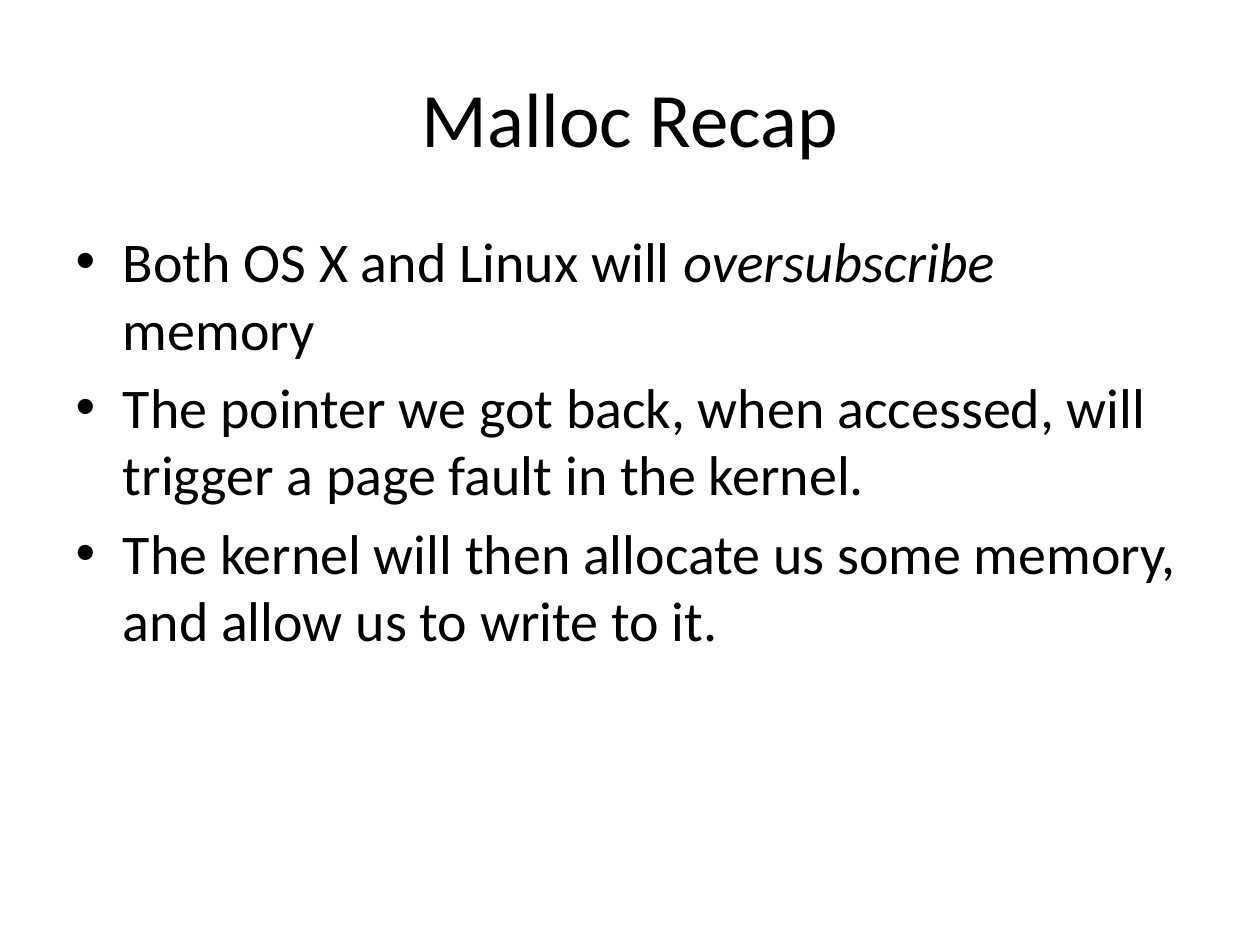
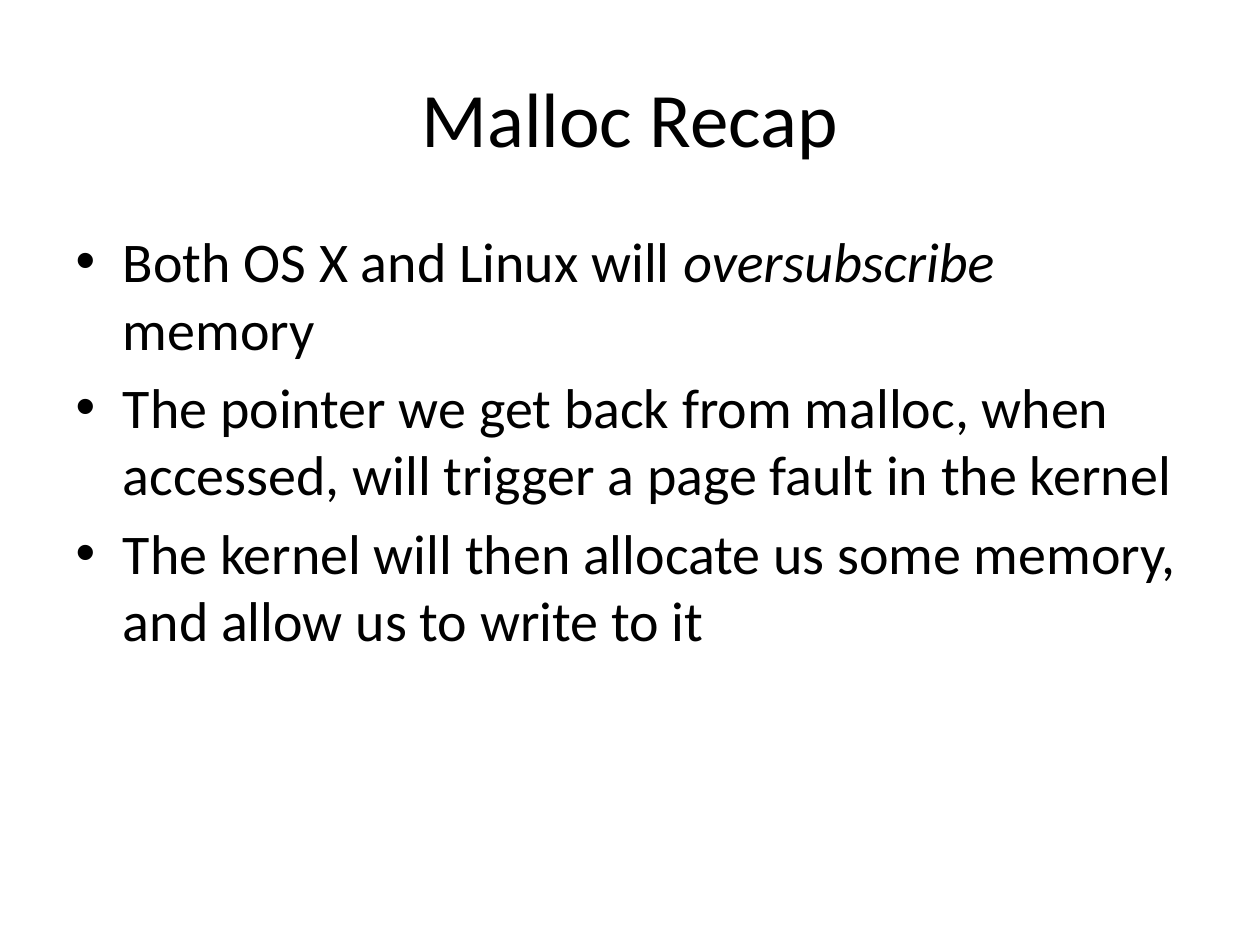
Before and after one commit to UoB-HPC/opencl-training-code, a slide deck: slide 14 of slides/advanced_part1.pptx. Drawn at 1260x945 pixels with LibreOffice and Linux fonts; fonts in the diff are those of the drawing. Boxes give left, top, right and bottom in pixels: in the first picture for what was removed or moved away, otherwise in the second. Text is boxed around its words. In the diff, an @@ line names an element or a change of style, - is before the commit and + after.

```diff
--- a/slides/advanced_part1.pptx
+++ b/slides/advanced_part1.pptx
@@ text at [123,389,1176,642]: text changed @@
-• The pointer we got back, when accessed, will trigger a page fault in the kernel.
-• The kernel will then allocate us some memory, and allow us to write to it.
+• The pointer we get back from malloc, when accessed, will trigger a page fault in the kernel
+• The kernel will then allocate us some memory, and allow us to write to it
```
Also in this commit, not shown: 3 other slides changed, 1 slide added.
